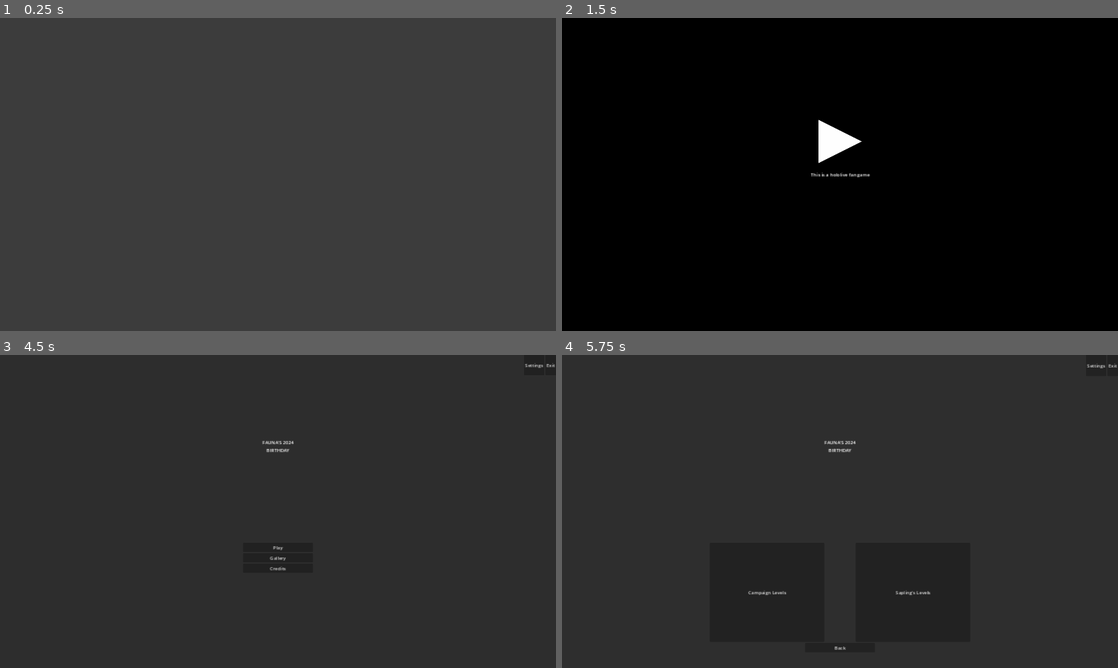
Above: before the commit, frames 1-4 (two rows, left to right).
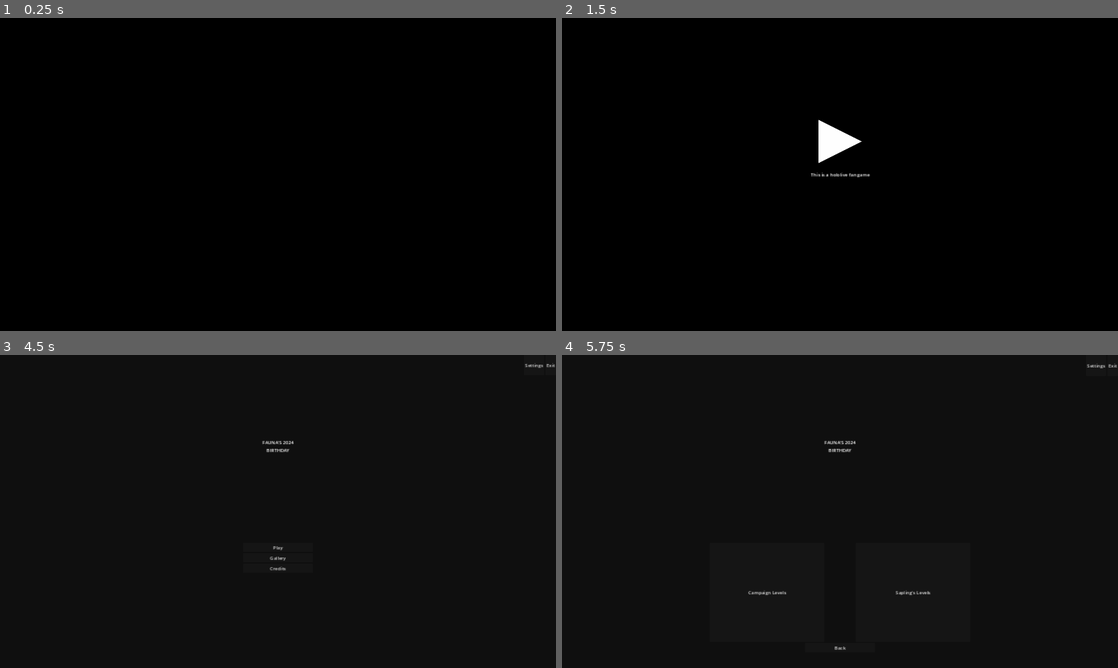
Above: after the commit, the same moments.

Repository: Saplings-Projects/Birthday-2024
Game: Godot game, scene res://MainScenes/screen_mngr_init_scene.tscn
Same seed, same stepped clock (60 frames per second), same inputs: the game is played once before the commit and once after it.
Inputs (mouse positions are in pixels of both pictures, inside the frame that each line leads up to):
- Up to frame 1 (0.25 s): no input
- Up to frame 2 (1.5 s): move the mouse to (962, 158) at 0.52 s; press the mouse at (962, 158) at 0.53 s; move the mouse to (728, 190) at 1.27 s; release the mouse at (728, 190) at 1.28 s; tap A (RotateAnticlockwise) at 1.35 s
- Up to frame 3 (4.5 s): tap Enter at 2 s; move the mouse to (333, 442) at 2.02 s; tap D (RotateClockwise) at 2.1 s; tap Space at 2.75 s; move the mouse to (250, 574) at 2.77 s; click (250, 574) at 2.85 s; move the mouse to (444, 558) at 3.52 s; tap A (RotateAnticlockwise) at 3.6 s; click "Play" at 4.25 s
- Up to frame 4 (5.75 s): click "Play" at 5 s

The runs differ from the first frame. In frame 1, 100% of the frame differs, in the area x 0-100%, y 0-100%; in frame 2, nothing differs; in frame 3, 98%; in frame 4, 86%.

Commit message:
Adding a non transparent base layer for the init screen

Diff:
--- a/Birthday-2024-Project/MainScenes/screen_mngr_init_scene.tscn
+++ b/Birthday-2024-Project/MainScenes/screen_mngr_init_scene.tscn
@@ -1,6 +1,45 @@
 [gd_scene load_steps=5 format=3 uid="uid://crnv5o8nb1u1k"]
 
 [ext_resource type="Script" path="res://Scripts/ScreenManagement/ScreenManager.gd" id="1_karo4"]
+
+[sub_resource type="Animation" id="Animation_tvgw8"]
+resource_name = "fade_in"
+tracks/0/type = "value"
+tracks/0/imported = false
+tracks/0/enabled = true
+tracks/0/path = NodePath("AnimationPlayer/ColorRect:modulate")
+tracks/0/interp = 1
+tracks/0/loop_wrap = true
+tracks/0/keys = {
+"times": PackedFloat32Array(0, 0.5),
+"transitions": PackedFloat32Array(1, 1),
+"update": 0,
+"values": [Color(0, 0, 0, 1), Color(0, 0, 0, 0)]
+}
+tracks/1/type = "value"
+tracks/1/imported = false
+tracks/1/enabled = true
+tracks/1/path = NodePath("AnimationPlayer/ColorRect:visible")
+tracks/1/interp = 1
+tracks/1/loop_wrap = true
+tracks/1/keys = {
+"times": PackedFloat32Array(0, 0.5),
+"transitions": PackedFloat32Array(1, 1),
+"update": 1,
+"values": [true, false]
+}
+tracks/2/type = "value"
+tracks/2/imported = false
+tracks/2/enabled = true
+tracks/2/path = NodePath("AnimationPlayer/ColorRect:self_modulate")
+tracks/2/interp = 1
+tracks/2/loop_wrap = true
+tracks/2/keys = {
+"times": PackedFloat32Array(0, 0.5),
+"transitions": PackedFloat32Array(1, 1),
+"update": 0,
+"values": [Color(0, 0, 0, 1), Color(0, 0, 0, 0)]
+}
 
 [sub_resource type="Animation" id="Animation_x8lmn"]
 resource_name = "fade_out"
@@ -41,45 +80,6 @@
 "values": [Color(0, 0, 0, 0), Color(0, 0, 0, 1)]
 }
 
-[sub_resource type="Animation" id="Animation_tvgw8"]
-resource_name = "fade_in"
-tracks/0/type = "value"
-tracks/0/imported = false
-tracks/0/enabled = true
-tracks/0/path = NodePath("AnimationPlayer/ColorRect:modulate")
-tracks/0/interp = 1
-tracks/0/loop_wrap = true
-tracks/0/keys = {
-"times": PackedFloat32Array(0, 0.5),
-"transitions": PackedFloat32Array(1, 1),
-"update": 0,
-"values": [Color(0, 0, 0, 1), Color(0, 0, 0, 0)]
-}
-tracks/1/type = "value"
-tracks/1/imported = false
-tracks/1/enabled = true
-tracks/1/path = NodePath("AnimationPlayer/ColorRect:visible")
-tracks/1/interp = 1
-tracks/1/loop_wrap = true
-tracks/1/keys = {
-"times": PackedFloat32Array(0, 0.5),
-"transitions": PackedFloat32Array(1, 1),
-"update": 1,
-"values": [true, false]
-}
-tracks/2/type = "value"
-tracks/2/imported = false
-tracks/2/enabled = true
-tracks/2/path = NodePath("AnimationPlayer/ColorRect:self_modulate")
-tracks/2/interp = 1
-tracks/2/loop_wrap = true
-tracks/2/keys = {
-"times": PackedFloat32Array(0, 0.5),
-"transitions": PackedFloat32Array(1, 1),
-"update": 0,
-"values": [Color(0, 0, 0, 1), Color(0, 0, 0, 0)]
-}
-
 [sub_resource type="AnimationLibrary" id="AnimationLibrary_yu6cb"]
 _data = {
 "fade_in": SubResource("Animation_tvgw8"),
@@ -89,6 +89,16 @@
 [node name="ScreenMngrInitScene" type="Node2D" node_paths=PackedStringArray("popupRoot")]
 script = ExtResource("1_karo4")
 popupRoot = NodePath("PopupRoot")
+
+[node name="InitLayer" type="CanvasLayer" parent="."]
+
+[node name="ColorRect" type="ColorRect" parent="InitLayer"]
+anchors_preset = 15
+anchor_right = 1.0
+anchor_bottom = 1.0
+grow_horizontal = 2
+grow_vertical = 2
+color = Color(0, 0, 0, 1)
 
 [node name="PopupRoot" type="CanvasLayer" parent="."]
 follow_viewport_enabled = true
